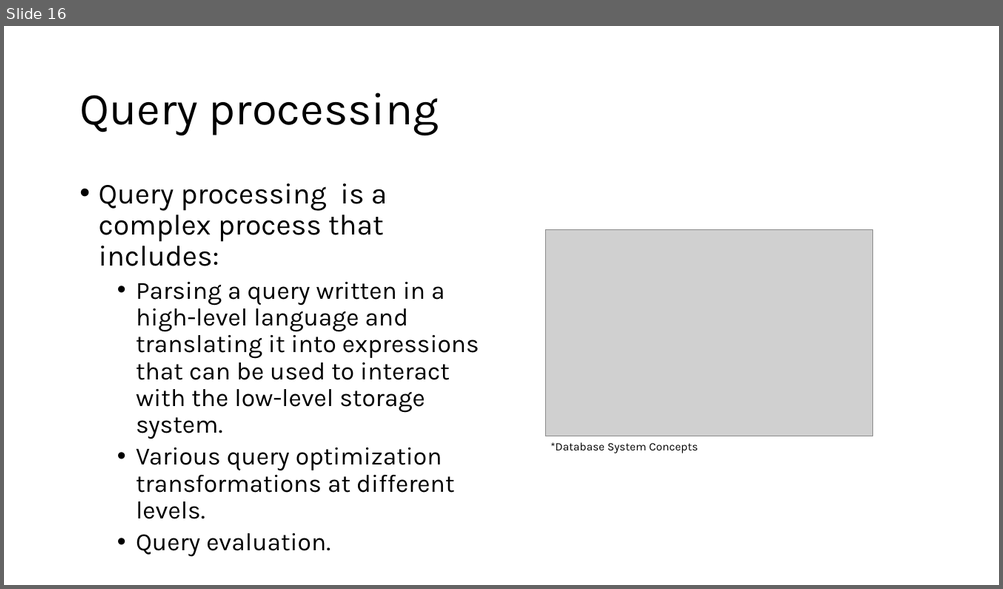
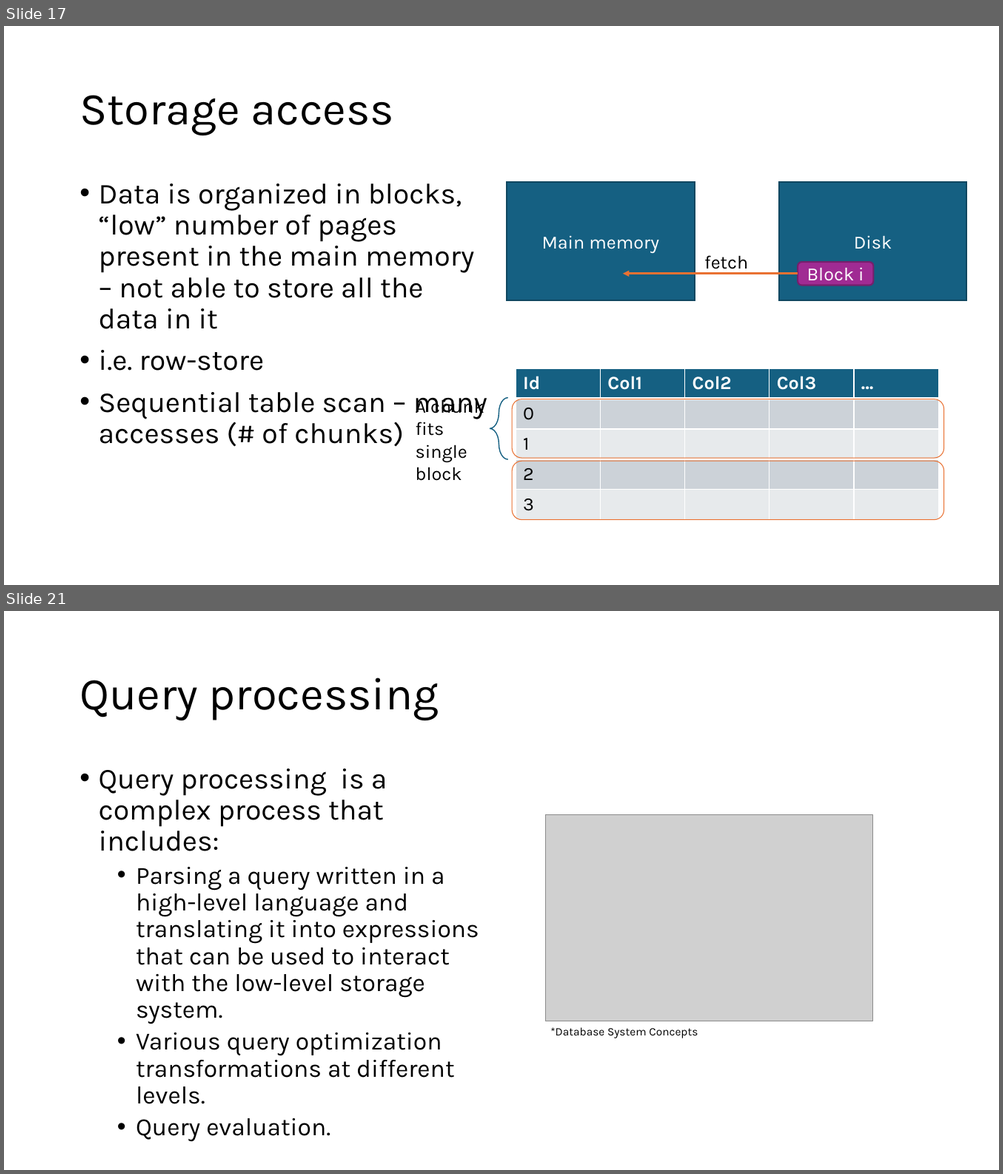
Before and after one commit to aregm/system-design-course, a slide deck: docs/Lecture 8.pptx. Shown one above the other, each under a label of ours: slide 16 before the commit, slides 17 and 21 after it; the slides between them are not shown. The pictures are 1003x589 and 1003x1174 pixels, drawn with LibreOffice and Linux fonts; fonts in the diff are those of the drawing; grey boxes stand for pictures. Boxes give left, top, right and bottom in pixels: in the first picture for what was removed or moved away, otherwise in the second. Text is boxed around its words. In the diff, an @@ line names an element or a change of style, - is before the commit and + after.

```diff
--- a/docs/Lecture 8.pptx
+++ b/docs/Lecture 8.pptx
@@ slide 17 added at bbox=[4, 26, 999, 585], background #FFFFFF @@
@@ title added at bbox=[79, 95, 394, 136], 44 pt, text #000000 @@
+Storage access
@@ text added at bbox=[99, 184, 487, 447], 28 pt, text #000000 @@
+• Data is organized in blocks, “low” number of pages present in the main memory – not able to store all the data in it
+• i.e. row-store
+• Sequential table scan – many accesses (# of chunks)
@@ rectangle added at bbox=[507, 182, 695, 301], fill #156082, outline #104760 1.5 pt, 18 pt, text #FFFFFF @@
+Main memory
@@ rectangle added at bbox=[780, 182, 967, 301], fill #156082, outline #104760 1.5 pt, 18 pt, text #FFFFFF @@
+Disk
@@ text added at bbox=[704, 255, 748, 274], 18 pt, text #000000 @@
+fetch
@@ rounded rectangle added at bbox=[798, 263, 874, 286], fill #A02B93, outline #76206D 1.5 pt, 18 pt, text #FFFFFF @@
+Block i
@@ arrow added from (798, 274) to (623, 274), #E97132 2 pt @@
@@ table added at bbox=[516, 369, 937, 520], 5 rows, 5 columns @@
+Id | Col1 | Col2 | Col3 | …
+0 |  |  |  | 
+1 |  |  |  | 
+2 |  |  |  | 
+3 |  |  |  | 
@@ text added at bbox=[415, 397, 484, 481], 18 pt, text #000000 @@
+A chunk fits single block
@@ left brace added at bbox=[489, 398, 508, 460], outline #156082 1 pt @@
@@ rounded rectangle added at bbox=[512, 400, 944, 459], outline #E97132 0.75 pt @@
@@ rounded rectangle added at bbox=[512, 462, 944, 520], outline #E97132 0.75 pt @@
@@ what was slide 16 is now slide 21 @@
```
Also in this commit, not shown: 4 other slides added.
